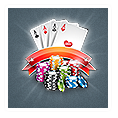
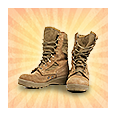
Layers edited between the first and the second 118 × 118 image:
added layer "Layer 9" above "Layer 10" over left=9, top=17, right=107, bottom=94
added layer "Layer 10" (50%) above "Layer 8" over left=13, top=68, right=95, bottom=102
showed "Layer 1" over left=8, top=8, right=108, bottom=108
hid "Layer 5" over left=15, top=13, right=103, bottom=93
hid "Layer 6" over left=26, top=66, right=95, bottom=101
hid "Layer 4" over left=8, top=8, right=108, bottom=108
hid "Layer 2" over left=8, top=8, right=108, bottom=108
